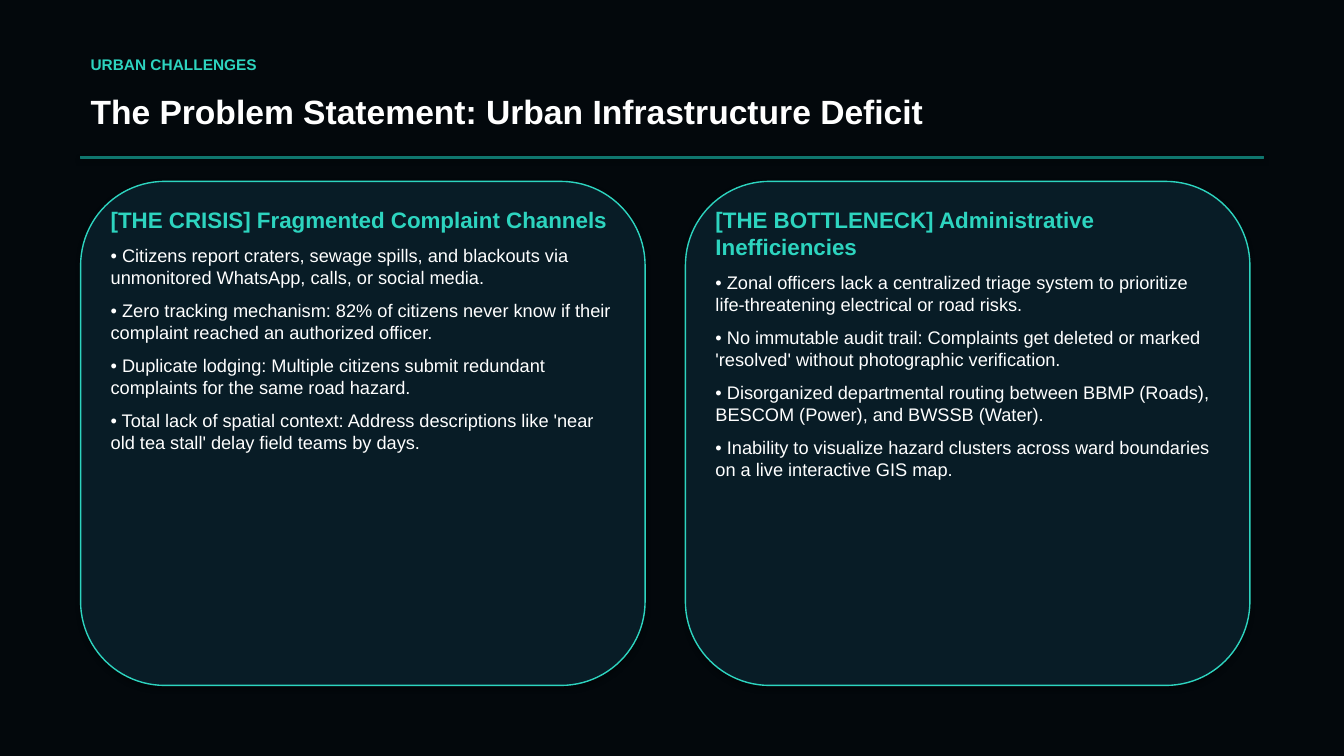
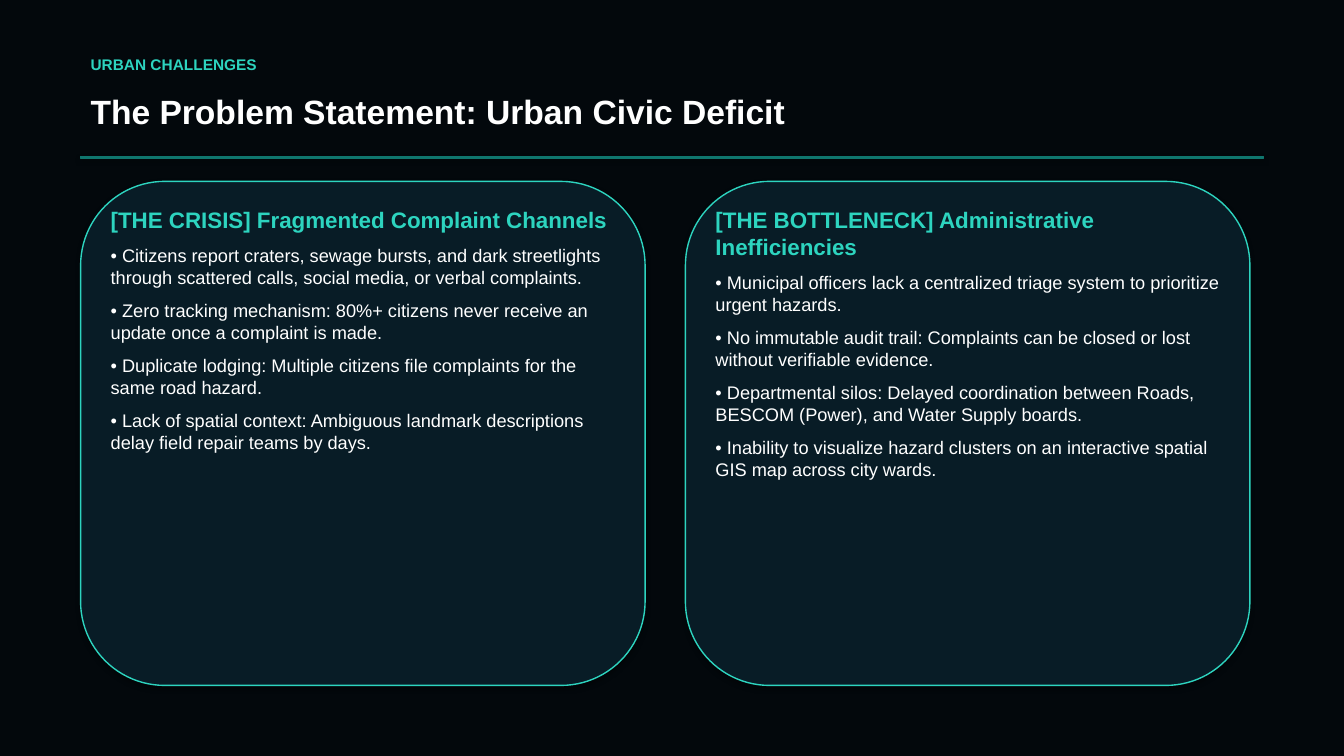
Before and after one commit to chinmaymr7090/CitizenShield, a slide deck: slide 2 of CitizenShield_Presentation.pptx. Drawn at 1344x756 pixels with LibreOffice and Linux fonts; fonts in the diff are those of the drawing. Boxes give left, top, right and bottom in pixels: in the first picture for what was removed or moved away, otherwise in the second. Text is boxed around its words. In the diff, an @@ line names an element or a change of style, - is before the commit and + after.

Commit message:
Update presentation (.pptx) with Tumakuru 35 wards and Admin ID/Password workflow

```diff
--- a/CitizenShield_Presentation.pptx
+++ b/CitizenShield_Presentation.pptx
@@ text at bbox=[91, 99, 785, 125]: text changed @@
-The Problem Statement: Urban Infrastructure Deficit
+The Problem Statement: Urban Civic Deficit
@@ text at bbox=[111, 248, 601, 453]: text changed @@
-• Citizens report craters, sewage spills, and blackouts via unmonitored WhatsApp, calls, or social media.
-• Zero tracking mechanism: 82% of citizens never know if their complaint reached an authorized officer.
-• Duplicate lodging: Multiple citizens submit redundant complaints for the same road hazard.
-• Total lack of spatial context: Address descriptions like 'near old tea stall' delay field teams by days.
+• Citizens report craters, sewage bursts, and dark streetlights through scattered calls, social media, or verbal complaints.
+• Zero tracking mechanism: 80%+ citizens never receive an update once a complaint is made.
+• Duplicate lodging: Multiple citizens file complaints for the same road hazard.
+• Lack of spatial context: Ambiguous landmark descriptions delay field repair teams by days.
@@ text at bbox=[715, 275, 1219, 480]: text changed @@
-• Zonal officers lack a centralized triage system to prioritize life-threatening electrical or road risks.
-• No immutable audit trail: Complaints get deleted or marked 'resolved' without photographic verification.
-• Disorganized departmental routing between BBMP (Roads), BESCOM (Power), and BWSSB (Water).
-• Inability to visualize hazard clusters across ward boundaries on a live interactive GIS map.
+• Municipal officers lack a centralized triage system to prioritize urgent hazards.
+• No immutable audit trail: Complaints can be closed or lost without verifiable evidence.
+• Departmental silos: Delayed coordination between Roads, BESCOM (Power), and Water Supply boards.
+• Inability to visualize hazard clusters on an interactive spatial GIS map across city wards.
```
Also in this commit, not shown: 10 other slides changed, 1 slide added, 1 slide removed, 1 other file.
